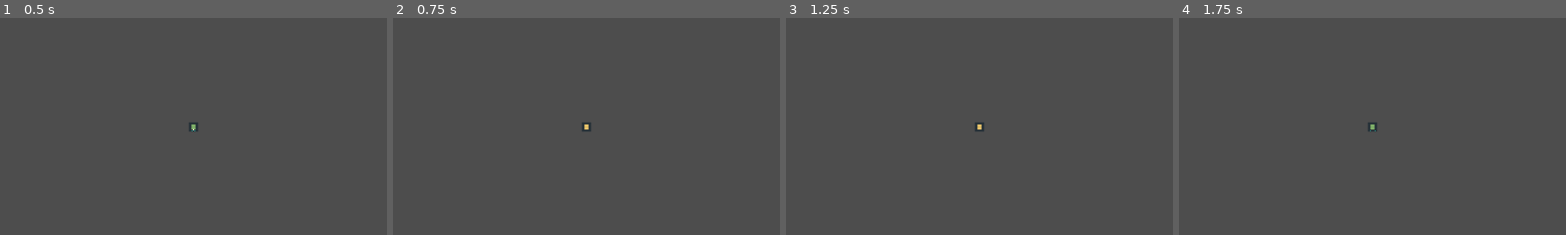
Above: before the commit, frames 1-4 (left to right).
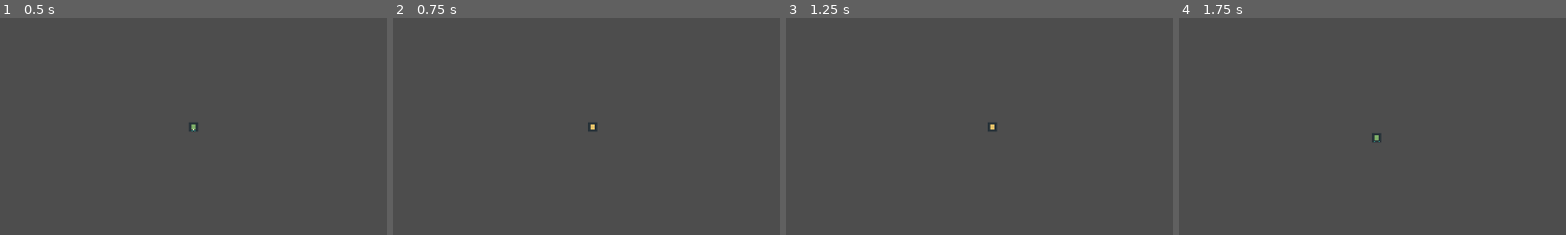
Above: after the commit, the same moments.

Repository: Maddiplomat/Project-alchemy
Game: Godot game, scene res://scenes/Player.tscn
Same seed, same stepped clock (60 frames per second), same inputs: the game is played once before the commit and once after it. The project has no main scene, so this scene is started directly.
Inputs (mouse positions are % of the whole screen's width and height, from its top left):
- Up to frame 1 (0.5 s): no input
- Up to frame 2 (0.75 s): tap Enter at 0.5 s; move the mouse to (72, 45) at 0.52 s; hold D (move_right) from 0.53 s (still down); click (72, 45) at 0.67 s
- Up to frame 3 (1.25 s): keep holding D (move_right)
- Up to frame 4 (1.75 s): tap Space at 1.25 s; move the mouse to (30, 55) at 1.27 s; release D (move_right) at 1.28 s; hold S (move_down) from 1.28 s (still down)
The pictures show only the part of the screen within x 25-75%, y 25-75%; the shares and areas given below are measured in that part.

Frame 1 is identical in both runs. In frame 2, 0.1% of the frame differs, in the area x 48-53%, y 48-53%; in frame 3, 0.2%; in frame 4, 0.2%, in the area x 48-53%, y 48-58%.

Commit message:
Add player camera controller

Diff:
--- a/scenes/Player.tscn
+++ b/scenes/Player.tscn
@@ -3,11 +3,13 @@
 [ext_resource type="Script" uid="uid://c17fh4mvgtvhs" path="res://scripts/PlayerMovement.gd" id="1_p0vlq"]
 [ext_resource type="Texture2D" uid="uid://dcequn4h1sp0" path="res://assets/player/player_placeholder_16x16.png" id="2_v6fml"]
 [ext_resource type="Script" uid="uid://d4mhxiqnf6cxf" path="res://scripts/PlayerAnimationStateMachine.gd" id="3_3li8b"]
+[ext_resource type="Script" uid="uid://dfmk1jvfvpfj2" path="res://scripts/PlayerCameraController.gd" id="4_jmcn4"]
 
 [node name="Player" type="CharacterBody2D" unique_id=297416554]
 script = ExtResource("1_p0vlq")
 
 [node name="Camera2D" type="Camera2D" parent="." unique_id=1569599526]
+script = ExtResource("4_jmcn4")
 
 [node name="Visual" type="Sprite2D" parent="." unique_id=2108246815]
 texture_filter = 1
--- /dev/null
+++ b/scripts/PlayerCameraController.gd
@@ -0,0 +1,74 @@
+extends Camera2D
+
+@export var development_world_bounds: Rect2 = Rect2(Vector2(-1024.0, -1024.0), Vector2(2048.0, 2048.0))
+@export var bounds_source_path: NodePath
+@export var idle_smoothing_speed: float = 4.0
+@export var moving_smoothing_speed: float = 9.0
+@export var max_reference_speed: float = 200.0
+@export var smoothing_response: float = 12.0
+
+var _zoom_tween: Tween
+
+
+func _ready() -> void:
+	position_smoothing_enabled = true
+	limit_enabled = true
+	position_smoothing_speed = idle_smoothing_speed
+	_apply_world_bounds(_get_world_bounds())
+
+
+func _physics_process(delta: float) -> void:
+	_apply_dynamic_smoothing(delta)
+	_apply_world_bounds(_get_world_bounds())
+
+
+func tween_zoom(target_zoom: Vector2, duration: float = 0.25) -> void:
+	if _zoom_tween:
+		_zoom_tween.kill()
+
+	_zoom_tween = create_tween()
+	_zoom_tween.set_trans(Tween.TRANS_SINE)
+	_zoom_tween.set_ease(Tween.EASE_OUT)
+	_zoom_tween.tween_property(self, "zoom", target_zoom, maxf(duration, 0.0))
+
+
+func _apply_dynamic_smoothing(delta: float) -> void:
+	var speed_ratio := 0.0
+	if max_reference_speed > 0.0:
+		speed_ratio = clampf(_get_target_speed() / max_reference_speed, 0.0, 1.0)
+
+	var target_smoothing_speed := lerpf(idle_smoothing_speed, moving_smoothing_speed, speed_ratio)
+	var response_weight := 1.0
+	if smoothing_response > 0.0 and delta > 0.0:
+		response_weight = 1.0 - exp(-smoothing_response * delta)
+
+	position_smoothing_speed = lerpf(position_smoothing_speed, target_smoothing_speed, response_weight)
+
+
+func _get_target_speed() -> float:
+	var parent := get_parent()
+	if parent == null:
+		return 0.0
+
+	var parent_velocity = parent.get("velocity")
+	if parent_velocity is Vector2:
+		return parent_velocity.length()
+
+	return 0.0
+
+
+func _get_world_bounds() -> Rect2:
+	var bounds_source := get_node_or_null(bounds_source_path)
+	if bounds_source != null and bounds_source.has_method("get_world_bounds"):
+		var source_bounds = bounds_source.call("get_world_bounds")
+		if source_bounds is Rect2:
+			return source_bounds
+
+	return development_world_bounds
+
+
+func _apply_world_bounds(world_bounds: Rect2) -> void:
+	limit_left = roundi(world_bounds.position.x)
+	limit_top = roundi(world_bounds.position.y)
+	limit_right = roundi(world_bounds.position.x + world_bounds.size.x)
+	limit_bottom = roundi(world_bounds.position.y + world_bounds.size.y)
Not shown, added: scripts/PlayerCameraController.gd.uid
